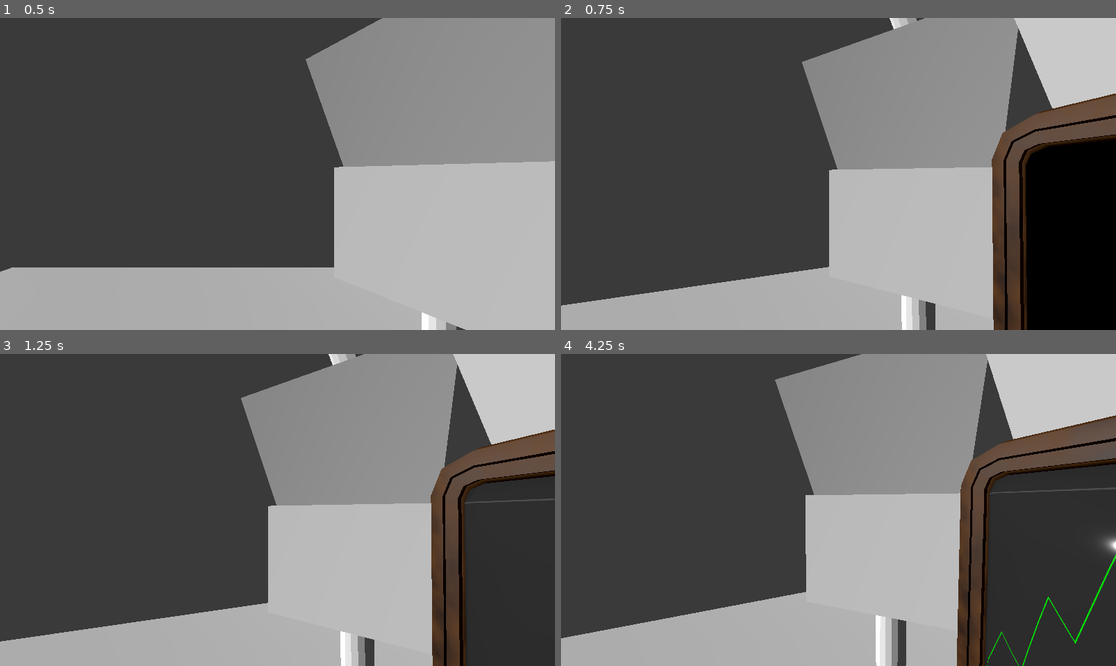
Above: before the commit, frames 1-4 (two rows, left to right).
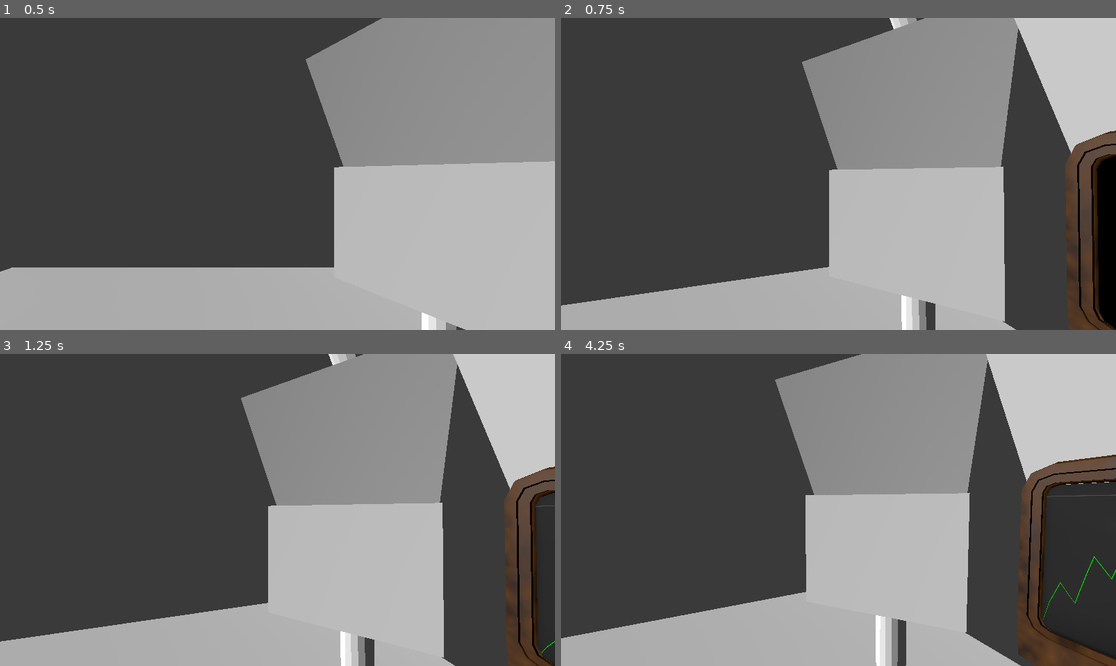
Above: after the commit, the same moments.

Repository: ALP-Games/bubble
Game: Godot game, scene res://Scenes/world_3d.tscn
Same seed, same stepped clock (60 frames per second), same inputs: the game is played once before the commit and once after it.
Inputs (mouse positions are in pixels of both pictures, inside the frame that each line leads up to):
- Up to frame 1 (0.5 s): no input
- Up to frame 2 (0.75 s): tap Enter at 0.5 s; move the mouse to (866, 174) at 0.52 s
- Up to frame 3 (1.25 s): no input
- Up to frame 4 (4.25 s): tap Space at 1.25, 2.75 s; move the mouse to (810, 510) at 1.27 s; tap Enter at 2, 3.5 s; move the mouse to (849, 503) at 2.02 s; move the mouse to (832, 516) at 2.77 s; move the mouse to (877, 513) at 3.52 s

Frame 1 is identical in both runs. In frame 2, 13% of the frame differs, in the area x 77-100%, y 24-100%; in frame 3, 8.8%; in frame 4, 10%.

Commit message:
some gameplay elements added

Diff:
--- a/Scenes/monitor.tscn
+++ b/Scenes/monitor.tscn
@@ -1,6 +1,7 @@
-[gd_scene load_steps=15 format=4 uid="uid://ddri64sk3ke7j"]
+[gd_scene load_steps=16 format=4 uid="uid://ddri64sk3ke7j"]
 
 [ext_resource type="Texture2D" uid="uid://bcray7u8p6vxm" path="res://Assets/MonitorRig_Ucupaint Cube.png" id="1_4gx2q"]
+[ext_resource type="Script" path="res://Scripts/monitor.gd" id="1_6i2me"]
 [ext_resource type="Texture2D" uid="uid://cyd2ed1dxlj5s" path="res://Assets/MonitorRig_Ucupaint Cube_1.png" id="2_hd7o4"]
 [ext_resource type="PackedScene" uid="uid://c8bmfd2hy7x7g" path="res://UI/stock_ui.tscn" id="3_e8ho8"]
 
@@ -134,6 +135,7 @@
 shadow_mesh = SubResource("ArrayMesh_28tfp")
 
 [node name="Monitor" type="Node3D"]
+script = ExtResource("1_6i2me")
 
 [node name="MonitorRig2" type="Node3D" parent="."]
 transform = Transform3D(1, 0, 0, 0, 1, 0, 0, 0, 1, -0.846104, -0.789113, 0.359336)
--- a/Scenes/world_3d.tscn
+++ b/Scenes/world_3d.tscn
@@ -1,8 +1,9 @@
-[gd_scene load_steps=5 format=3 uid="uid://dbqqdupnvapvi"]
+[gd_scene load_steps=6 format=3 uid="uid://dbqqdupnvapvi"]
 
 [ext_resource type="PackedScene" uid="uid://d4ek7o4r32c2" path="res://Scenes/player.tscn" id="1_3xj3b"]
 [ext_resource type="PackedScene" uid="uid://c1kbkxe0dic6f" path="res://Assets/Blockout.glb" id="2_dmqej"]
 [ext_resource type="PackedScene" uid="uid://ddri64sk3ke7j" path="res://Scenes/monitor.tscn" id="3_qc2cn"]
+[ext_resource type="Script" path="res://Scripts/gameplay.gd" id="4_y6it0"]
 
 [sub_resource type="Environment" id="Environment_j4f23"]
 background_mode = 1
@@ -23,4 +24,10 @@
 transform = Transform3D(-0.102044, 0.449002, -0.887685, 0.473427, 0.806729, 0.353631, 0.874902, -0.384168, -0.294892, -3.31199, 3.19832, 1.17216)
 
 [node name="Monitor" parent="." instance=ExtResource("3_qc2cn")]
-transform = Transform3D(1, 0, 0, 0, 1, 0, 0, 0, 1, 4.46673, 3.22242, 0.156736)
+transform = Transform3D(1, 0, 0, 0, 1, 0, 0, 0, 1, 5.47977, 3.22242, 0.0161226)
+
+[node name="Gameplay" type="Node" parent="."]
+script = ExtResource("4_y6it0")
+stock_configuration = {
+"Bobing": NodePath("../Monitor")
+}
--- /dev/null
+++ b/Scripts/gameplay.gd
@@ -0,0 +1,26 @@
+class_name Gameplay
+extends Node
+
+# Stock Name and Target monitor
+@export var starting_capital: int = 1000000
+@export var stock_configuration: Dictionary
+@export var market_participant_count: int = 500
+@export var participants_capital: int = 1000000
+
+var market_participants: Array[Participant]
+
+
+# Called when the node enters the scene tree for the first time.
+func _ready():
+	for key in stock_configuration:
+		var monitor := get_node(stock_configuration[key]) as Monitor
+		monitor.set_stock_name(key)
+
+	for index in market_participant_count:
+		var ptc_starting_capital := participants_capital / market_participant_count
+		market_participants.append(Participant.new(ptc_starting_capital))
+
+
+# Called every frame. 'delta' is the elapsed time since the previous frame.
+func _process(delta):
+	pass
--- /dev/null
+++ b/Scripts/monitor.gd
@@ -0,0 +1,18 @@
+class_name Monitor
+extends Node3D
+
+@onready var stock_ui := $SubViewport/StockUI
+
+
+func set_stock_name(name: StringName) -> void:
+	stock_ui.set_stock_name(name)
+
+
+# Called when the node enters the scene tree for the first time.
+func _ready():
+	pass # Replace with function body.
+
+
+# Called every frame. 'delta' is the elapsed time since the previous frame.
+func _process(delta):
+	pass
--- /dev/null
+++ b/Scripts/participant.gd
@@ -0,0 +1,10 @@
+class_name Participant
+extends RefCounted
+
+
+var capital: int
+# needs reference to all the stocks
+
+
+func _init(startinc_capital: int) -> void:
+	capital = startinc_capital
--- /dev/null
+++ b/Scripts/stock.gd
@@ -0,0 +1,14 @@
+class_name Stock
+extends RefCounted
+
+var price_history: Array[int] = []
+var buy_price: int
+var sell_price: int
+var stock_total: float
+
+
+func _init() -> void:
+	pass
+	#price_history = initial_history
+	#buy_price = price_history[-1]
+	#sell_price = price_history[-1]
--- /dev/null
+++ b/Scripts/stock_ui.gd
@@ -0,0 +1,18 @@
+class_name StockUI
+extends Control
+
+@onready var stock_name_label := $HBoxContainer/VBoxContainer2/StockNameContainer/StockName
+
+
+func set_stock_name(name: StringName) -> void:
+	stock_name_label.text = name
+
+
+# Called when the node enters the scene tree for the first time.
+func _ready():
+	pass # Replace with function body.
+
+
+# Called every frame. 'delta' is the elapsed time since the previous frame.
+func _process(delta):
+	pass
--- a/UI/stock_ui.tscn
+++ b/UI/stock_ui.tscn
@@ -1,6 +1,7 @@
-[gd_scene load_steps=4 format=3 uid="uid://c8bmfd2hy7x7g"]
+[gd_scene load_steps=5 format=3 uid="uid://c8bmfd2hy7x7g"]
 
 [ext_resource type="Script" path="res://Scripts/stock_graph.gd" id="1_6jq88"]
+[ext_resource type="Script" path="res://Scripts/stock_ui.gd" id="1_pvf3b"]
 
 [sub_resource type="LabelSettings" id="LabelSettings_1n20y"]
 font_size = 50
@@ -15,6 +16,7 @@
 anchor_bottom = 1.0
 grow_horizontal = 2
 grow_vertical = 2
+script = ExtResource("1_pvf3b")
 
 [node name="HBoxContainer" type="HBoxContainer" parent="."]
 layout_mode = 1
